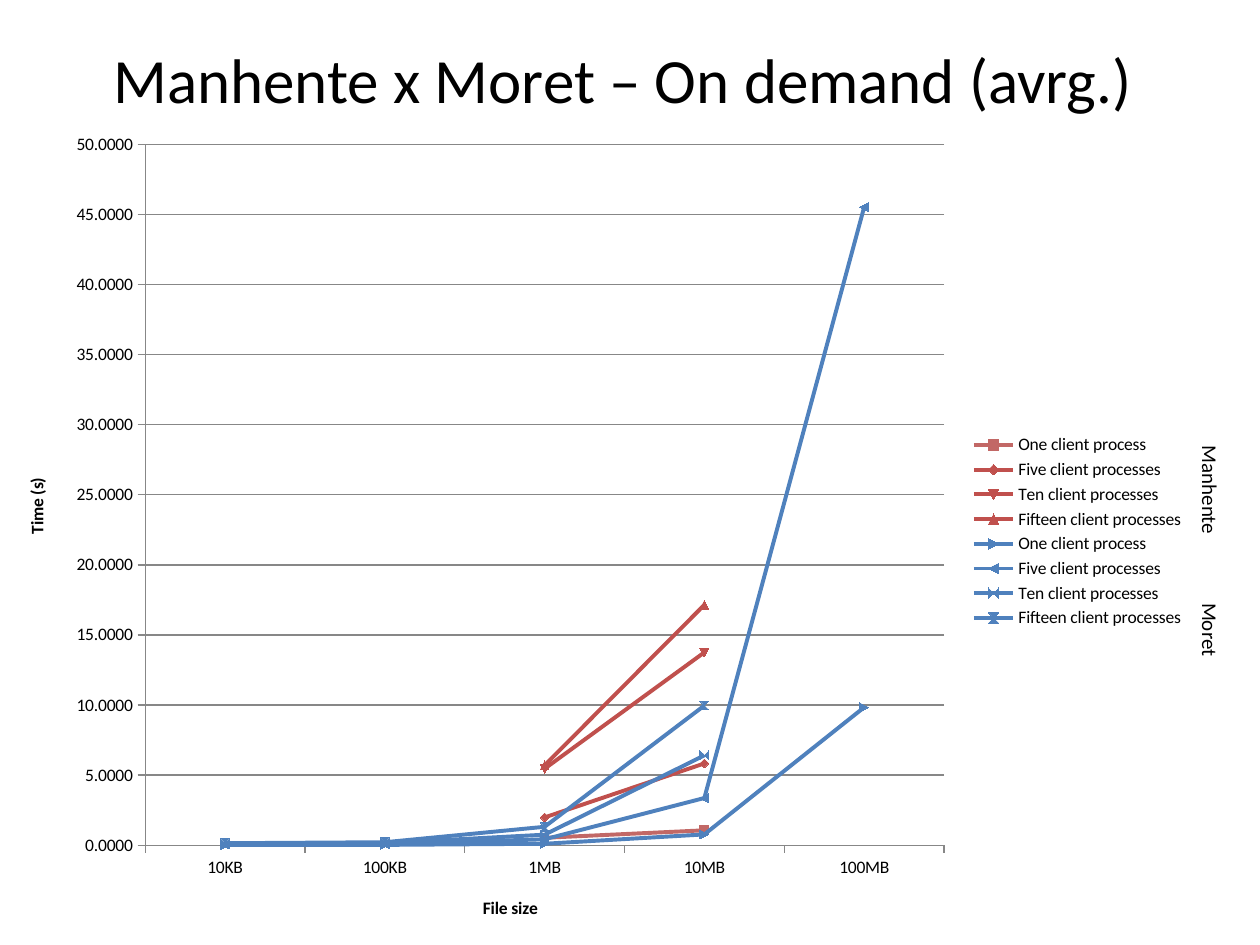
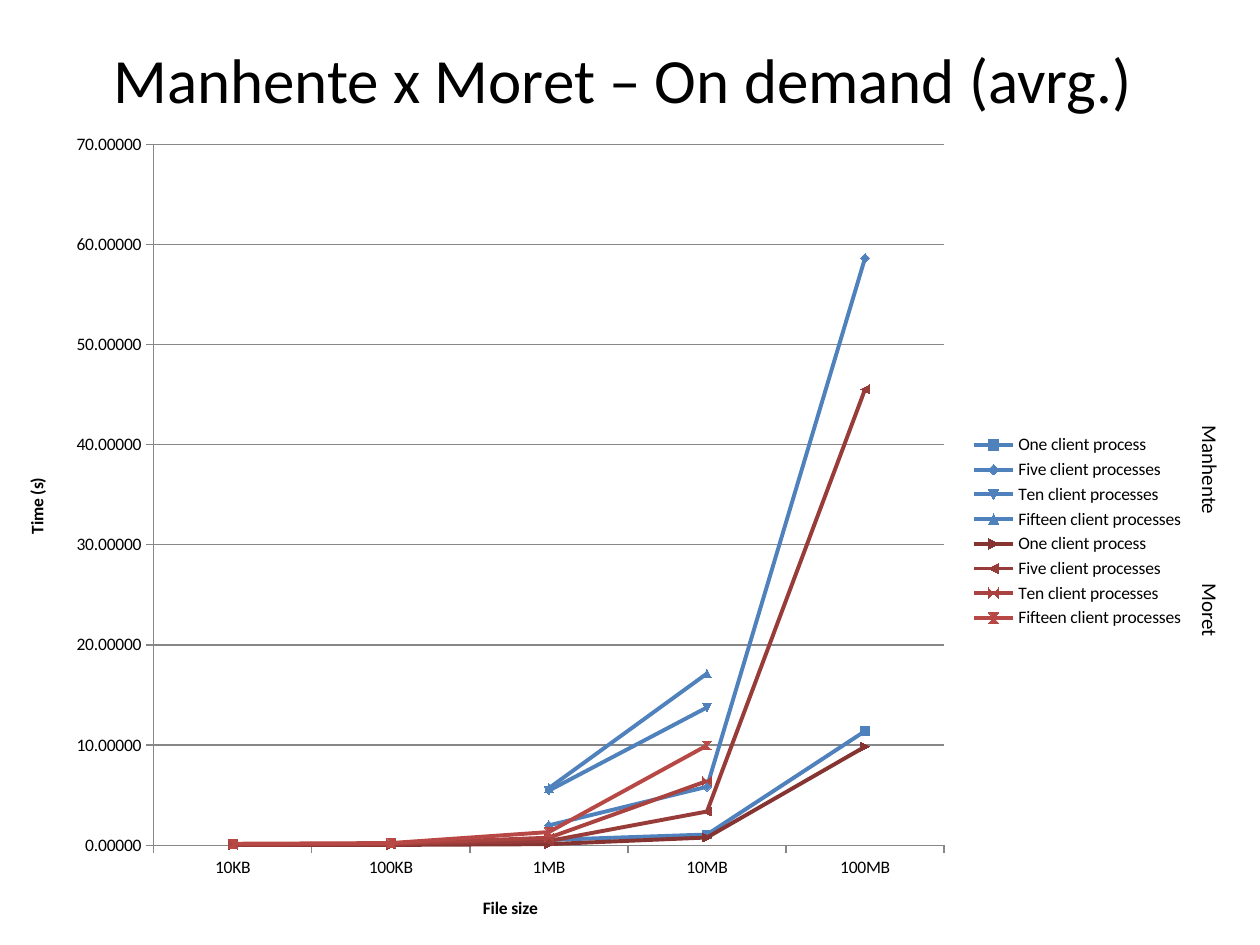
Before and after one commit to moret/puc-sd-trab1-marques-moret, a slide deck: slide 5 of comparisons.pptm. Drawn at 1260x945 pixels with LibreOffice and Linux fonts; fonts in the diff are those of the drawing. Boxes give left, top, right and bottom in pixels: in the first picture for what was removed or moved away, otherwise in the second. Text is boxed around its words. In the diff, an @@ line names an element or a change of style, - is before the commit and + after.

Commit message:
- Inclusão dos resultados para servidor multiprocessos sob-demanda. - Atualização das minhas planilhas de coleta com os novos dados de resultado. - Mudança no formato das colunas avrg nas planilhas de resultado para melhor visualização:  . Separação de casas de milhar com pontos.  . 5 casas decimais. - Atualização da comparação de servidores (comparisons.pptm) com os meus novos resultados. - Correção no script manhente_results_parser.lua (troca da extensão esperada de .txt para .log)

```diff
--- a/comparisons.pptm
+++ b/comparisons.pptm
@@ line chart at <box>0,118,1197,945</box> @@
@@ colour of Five client processes #4F81BD to #C0504D @@
@@ colour of Ten client processes #4F81BD to #9BBB59 @@
@@ colour of Fifteen client processes #4F81BD to #8064A2 @@
@@ One client process, 100MB: - to 11 @@
@@ colour of One client process #4BACC6 to #4F81BD @@
@@ Five client processes, 100MB: - to 59 @@
@@ colour of Five client processes #C0504D to #4F81BD @@
@@ colour of Ten client processes #C0504D to #4F81BD @@
@@ colour of Fifteen client processes #C0504D to #4F81BD @@
@@ value axis changed @@
@@ text "Manhente": place and size @@
-text "Manhente" at <box>1196,454,1222,533</box>
+text "Manhente" at <box>1196,434,1222,513</box>
@@ text "Moret": place and size @@
-text "Moret" at <box>1196,608,1222,655</box>
+text "Moret" at <box>1196,588,1222,635</box>
```
Also in this commit, not shown: 2 other slides changed, 5 other files.
